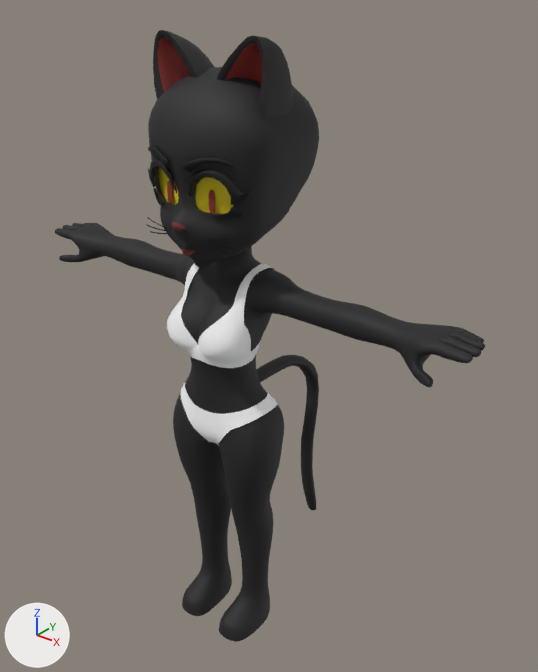
A saved change to the glTF model game/assets/models/catgirl/catgirl-godot.glb.
Both versions are drawn from a 50 mm lens placed at (1.396, -1.536, 2.093), pointed at (0.013, 0.193, 1.022). The lights are fixed; the arrows at lower left show +X, +Y and +Z. The picture after the commit comes second.

Script lines for the objects in view, before the commit:
```python
me_female_body_mesh = bpy.data.meshes.new('Female.Body.Mesh')
me_female_body_mesh.from_pydata(...)  # 5218 vertices, 10404 faces; spans x -0.8..0.8, y -0.15..0.51, z 0.0..1.35
me_female_body_mesh.materials.append(mat_body_mat)  # picture img_female_texture
me_female_head_mesh = bpy.data.meshes.new('Female.Head.Mesh')
me_female_head_mesh.from_pydata(...)  # 2667 vertices, 5078 faces; spans x -0.213..0.213, y -0.195..0.264, z 1.327..1.961
me_female_head_mesh.materials.append(mat_face_mat)  # picture img_female_face
me_female_underwear_top_mesh = bpy.data.meshes.new('Female.Underwear.Top.Mesh')
me_female_underwear_top_mesh.from_pydata(...)  # 386 vertices, 616 faces; spans x -0.14..0.14, y -0.156..0.136, z 1.041..1.323
me_female_underwear_top_mesh.materials.append(mat_unerwear_mat)  # white #ffffff
ob_geo_body = bpy.data.objects.new('geo.body', me_female_body_mesh)
ob_geo_body.location = (0.0, 0.0, 0.0)
ob_geo_body_head = bpy.data.objects.new('geo.body.head', me_female_head_mesh)
ob_geo_body_head.location = (0.0, 0.0, 0.0)
ob_geo_uw_top = bpy.data.objects.new('geo.uw.top', me_female_underwear_top_mesh)
ob_geo_uw_top.location = (0.0, 0.0, 0.0)
# also in view: 'geo.uw.bottoms' at (0.0, 0.005, 0.818)
```
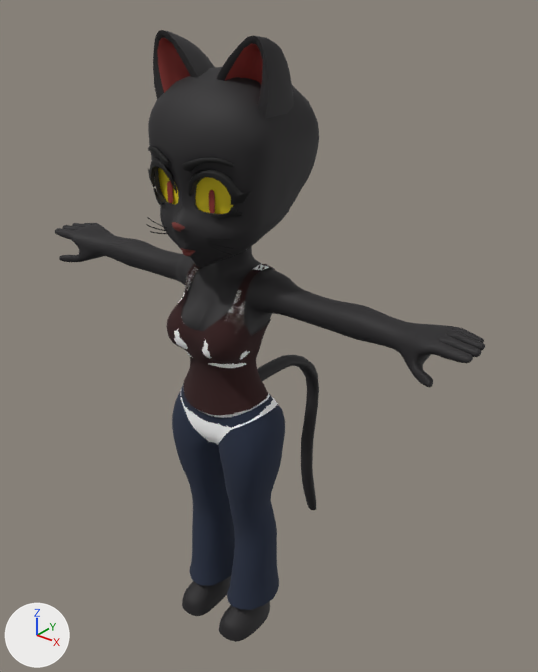
What differs and where, as boxes [x1, y1, x2, y2] in the pictures (538 x 672 px):
'geo.bottoms.bell', added (blue)
    after: [172, 383, 285, 610]
'geo.top.tank', added (brown)
    after: [166, 263, 276, 416]
'geo.uw.top', unchanged, covered by the edit
    before: [167, 263, 274, 368]
    after: [174, 265, 274, 368]

The change, as a list of edits to the scene's bpy script:
```text
Add img_tank_top:
    img_tank_top = load_image('tank-top', '_unpacked/tank-top', 1024, 1024, 'sRGB')
Add img_bell_bottoms:
    img_bell_bottoms = load_image('bell-bottoms', '_unpacked/bell-bottoms', 1024, 1024, 'sRGB')
Add mat_tank_top:
    mat_tank_top = principled_material('tank-top')
    mat_tank_top.texture = img_tank_top
    mat_tank_top.roughness = 1.0
Add mat_bell_bottoms:
    mat_bell_bottoms = principled_material('bell-bottoms')
    mat_bell_bottoms.texture = img_bell_bottoms
    mat_bell_bottoms.roughness = 1.0
Add me_female_body_mesh_001:
    me_female_body_mesh_001.from_pydata(...)  # 623 vertices, 1120 faces; spans x -0.147..0.147, y -0.157..0.141, z 0.879..1.323
    me_female_body_mesh_001.materials.append(mat_tank_top)  # picture img_tank_top
Add me_female_body_mesh_002:
    me_female_body_mesh_002.from_pydata(...)  # 1105 vertices, 2148 faces; spans x -0.198..0.198, y -0.116..0.125, z 0.108..0.91
    me_female_body_mesh_002.materials.append(mat_bell_bottoms)  # picture img_bell_bottoms
Add ob_geo_top_tank:
    ob_geo_top_tank = bpy.data.objects.new('geo.top.tank', me_female_body_mesh_001)
    ob_geo_top_tank.location = (0.0, 0.0, 0.0)
Add ob_geo_bottoms_bell:
    ob_geo_bottoms_bell = bpy.data.objects.new('geo.bottoms.bell', me_female_body_mesh_002)
    ob_geo_bottoms_bell.location = (0.0, 0.0, 0.0)
```
